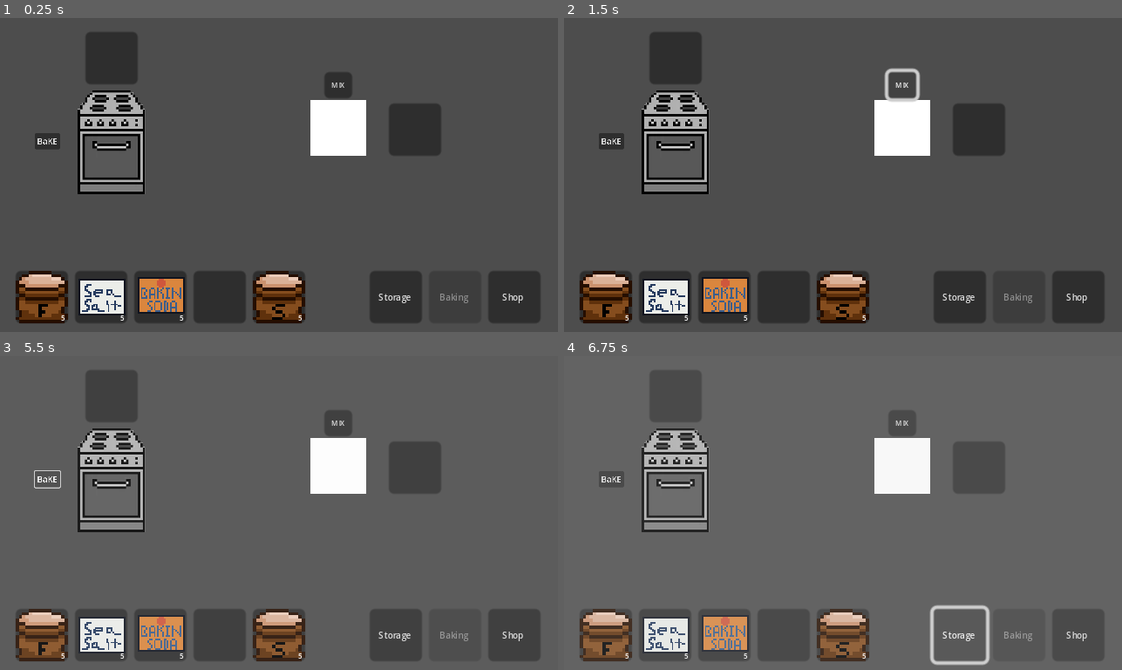
Above: before the commit, frames 1-4 (two rows, left to right).
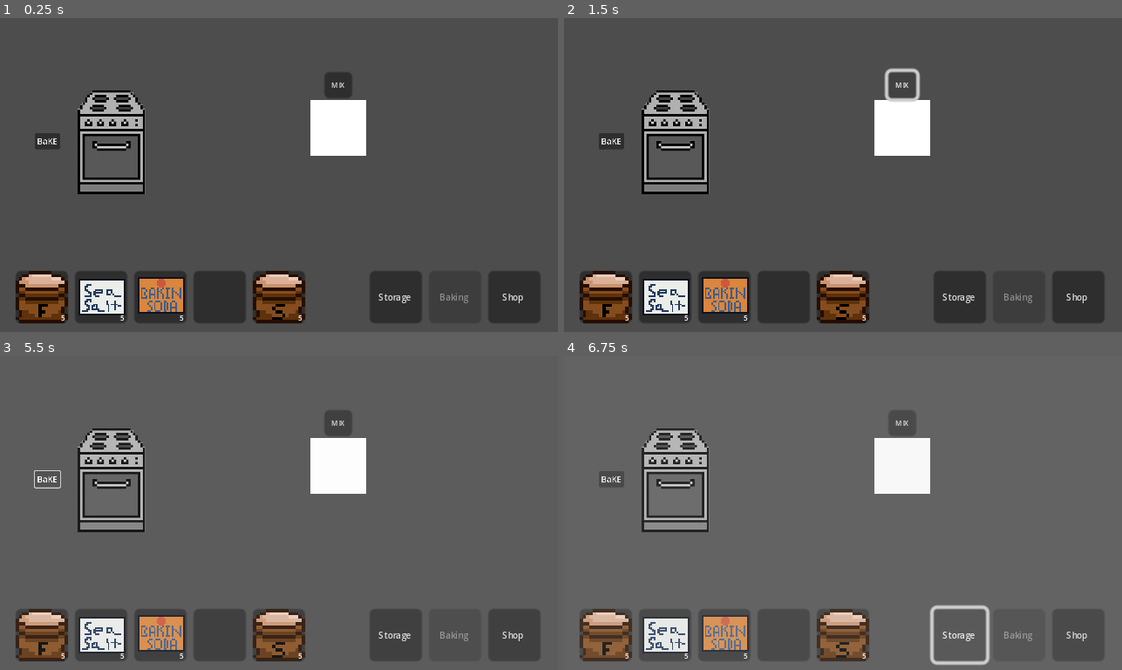
Above: after the commit, the same moments.

Repository: amusci/sweet-treat
Game: Godot game, scene res://Scenes/Areas/bakery_playground.tscn
Two runs of this game, one before a commit and one after it. Both use one fixed random seed, a clock stepped at 60 frames per second and the inputs below.
Inputs:
- Up to frame 1 (0.25 s): no input
- Up to frame 2 (1.5 s): click "BaKE" at 0.5 s; click "MIX" at 1.25 s
- Up to frame 3 (5.5 s): click "Storage" at 2 s; click "Shop" at 2.75 s; click "Baking" at 3.5 s; click "Shop" at 4.25 s; click "BaKE" at 5 s
- Up to frame 4 (6.75 s): click "MIX" at 5.75 s; click "Storage" at 6.5 s

The runs differ from the first frame. In frame 1, 2.9% of the frame differs, in the area x 15-79%, y 4-44%; in frame 2, 2.9%; in frame 3, 2.9%; in frame 4, 2.9%.

Commit message:
Output slot and Machine refactor
OutputSlot is a special inventory slot that:

Is invisible when empty
Only allows taking items out (no dropping items in)
Automatically hides when emptied

Diff:
--- a/Scenes/Machines/mixing_station.tscn
+++ b/Scenes/Machines/mixing_station.tscn
@@ -2,7 +2,7 @@
 
 [ext_resource type="Texture2D" uid="uid://cbp7qyiqpeatv" path="res://Assets/TempAssets/32x32.png" id="1_i1gg8"]
 [ext_resource type="Script" path="res://Scripts/MachineClasses/MixingStation.gd" id="2_yfpn2"]
-[ext_resource type="PackedScene" uid="uid://dfseuxorrds8m" path="res://Scenes/NonUpgradables/tablehotbar/inventory_slot.tscn" id="3_0g3ny"]
+[ext_resource type="PackedScene" uid="uid://dijx62bclshmv" path="res://Scenes/Machines/output_slot.tscn" id="3_eop8k"]
 
 [sub_resource type="RectangleShape2D" id="RectangleShape2D_m4321"]
 size = Vector2(32, 32)
@@ -13,14 +13,14 @@
 [node name="Sprite2D" type="Sprite2D" parent="."]
 texture = ExtResource("1_i1gg8")
 
-[node name="OutputSlot" parent="." instance=ExtResource("3_0g3ny")]
-offset_left = 29.0
-offset_top = -14.0
-offset_right = 59.0
-offset_bottom = 16.0
-
 [node name="CollisionShape2D" type="CollisionShape2D" parent="."]
 shape = SubResource("RectangleShape2D_m4321")
+
+[node name="OutputSlot" parent="." instance=ExtResource("3_eop8k")]
+offset_left = 33.0
+offset_top = -16.0
+offset_right = 63.0
+offset_bottom = 14.0
 
 [node name="Button" type="Button" parent="."]
 offset_left = -8.0
--- /dev/null
+++ b/Scenes/Machines/output_slot.tscn
@@ -0,0 +1,30 @@
+[gd_scene load_steps=2 format=3 uid="uid://dijx62bclshmv"]
+
+[ext_resource type="Script" path="res://Scripts/MachineClasses/OutputSlot.gd" id="1_fkgpm"]
+
+[node name="OutputSlot" type="Panel"]
+z_index = -1
+custom_minimum_size = Vector2(30, 30)
+script = ExtResource("1_fkgpm")
+
+[node name="Icon" type="TextureRect" parent="."]
+layout_mode = 0
+offset_right = 30.0
+offset_bottom = 30.0
+expand_mode = 5
+
+[node name="Amount" type="Label" parent="."]
+layout_mode = 1
+anchors_preset = 3
+anchor_left = 1.0
+anchor_top = 1.0
+anchor_right = 1.0
+anchor_bottom = 1.0
+offset_left = -29.0
+offset_top = -23.0
+offset_right = -1.0
+grow_horizontal = 0
+grow_vertical = 0
+theme_override_font_sizes/font_size = 4
+horizontal_alignment = 2
+vertical_alignment = 2
--- a/Scenes/Machines/oven.tscn
+++ b/Scenes/Machines/oven.tscn
@@ -1,8 +1,8 @@
 [gd_scene load_steps=5 format=3 uid="uid://cgltvgu28fltw"]
 
-[ext_resource type="PackedScene" uid="uid://dfseuxorrds8m" path="res://Scenes/NonUpgradables/tablehotbar/inventory_slot.tscn" id="1_0okcl"]
-[ext_resource type="Script" uid="uid://cockt13kkpoqn" path="res://Scripts/MachineClasses/Oven.gd" id="1_wbqh4"]
+[ext_resource type="Script" path="res://Scripts/MachineClasses/Oven.gd" id="1_wbqh4"]
 [ext_resource type="Texture2D" uid="uid://cjnorlh67a2tn" path="res://Assets/TempAssets/ovenTemp.png" id="1_x1j6l"]
+[ext_resource type="PackedScene" uid="uid://dijx62bclshmv" path="res://Scenes/Machines/output_slot.tscn" id="3_pokic"]
 
 [sub_resource type="RectangleShape2D" id="RectangleShape2D_5vh13"]
 size = Vector2(42, 62)
@@ -14,15 +14,15 @@
 scale = Vector2(0.3, 0.3)
 texture = ExtResource("1_x1j6l")
 
-[node name="OutputSlot" parent="." instance=ExtResource("1_0okcl")]
-offset_left = -14.0
-offset_top = -63.0
-offset_right = 16.0
-offset_bottom = -33.0
-
 [node name="CollisionShape2D" type="CollisionShape2D" parent="."]
 position = Vector2(1, -1)
 shape = SubResource("RectangleShape2D_5vh13")
+
+[node name="OutputSlot" parent="." instance=ExtResource("3_pokic")]
+offset_left = 39.0
+offset_top = -13.0
+offset_right = 69.0
+offset_bottom = 17.0
 
 [node name="Button" type="Button" parent="."]
 offset_left = -43.0
--- a/Scripts/MachineClasses/Machine.gd
+++ b/Scripts/MachineClasses/Machine.gd
@@ -6,7 +6,7 @@
 var available_recipes: Array[Recipe] = []
 
 # Reference to the output slot node
-@export var output_slot: InventorySlot = null
+@export var output_slot: OutputSlot = null
 
 # Machine-specific properties
 var machine_type: String = "" # "mixing", "bakingsheet", "oven"
@@ -26,9 +26,9 @@
 
 	# Try to find output slot if not assigned
 	if output_slot == null:
-		output_slot = find_child("OutputSlot") as InventorySlot
+		output_slot = find_child("OutputSlot") as OutputSlot
 		if output_slot == null:
-			print("Warning: No InventorySlot found for ", machine_type, " machine output")
+			print("Warning: No OutputSlot found for ", machine_type, " machine output")
 
 	_load_recipes()
 	_load_machine_state() # Load persisted state
@@ -90,6 +90,11 @@
 
 	# Restore ingredients
 	current_ingredients = _deserialize_ingredients(machine_data.get("current_ingredients", {}))
+
+	# Restore output item if it exists
+	var output_data = machine_data.get("output_item", {})
+	if not output_data.is_empty() and output_slot != null:
+		_deserialize_output_item(output_data)
 
 func _serialize_ingredients() -> Dictionary:
 	# Convert current_ingredients to a saveable format
@@ -115,7 +120,7 @@
 
 func _serialize_output_item() -> Dictionary:
 	# Save output slot contents
-	if output_slot == null or output_slot.item == null:
+	if output_slot == null or not output_slot.has_output():
 		return {}
 
 	var output_data = {
@@ -127,6 +132,21 @@
 		output_data["item_path"] = output_slot.item.resource_path
 
 	return output_data
+
+func _deserialize_output_item(output_data: Dictionary):
+	# Restore output slot contents
+	if output_data.is_empty() or output_slot == null:
+		return
+
+	var item_path = output_data.get("item_path", "")
+	var amount = output_data.get("amount", 0)
+
+	if item_path != "" and amount > 0:
+		var item = load(item_path)
+		if item != null:
+			output_slot.set_output_item(item, amount)
+		else:
+			print("Warning: Could not load output item from path: ", item_path)
 
 func _on_input_event(viewport, event, shape_idx):
 	# Mouse input handling
@@ -235,7 +255,7 @@
 	print("Crafting: ", recipe.title, " in ", machine_type, " station")
 
 	# Make sure output slot is empty or else won't craft
-	if output_slot != null and output_slot.item != null:
+	if output_slot != null and output_slot.has_output():
 		print("Output slot is full! Clear it before crafting.")
 		return null
 
@@ -274,10 +294,9 @@
 	# Create the crafted recipe and put it in the output slot
 	var crafted_item = _create_item_from_recipe(recipe)
 	if crafted_item:
-		# Set item and amount
-		output_slot.item = crafted_item
-		output_slot.amount = _get_recipe_output_amount(recipe) # idk maybe we will use this
-		print("Crafted ", output_slot.amount, "x ", crafted_item.title, " - ready for collection!")
+		var output_amount = _get_recipe_output_amount(recipe)
+		output_slot.set_output_item(crafted_item, output_amount)
+		print("Crafted ", output_amount, "x ", crafted_item.title, " - ready for collection!")
 
 func _create_item_from_recipe(recipe: Recipe):
 	# Convert recipe to an actual item
@@ -297,7 +316,7 @@
 
 func _can_attempt_crafting() -> bool:
 	# Helper function to see if the machine can actually output
-	return output_slot == null or output_slot.item == null
+	return output_slot == null or not output_slot.has_output()
 
 func _attempt_crafting():
 	# Crafting handling (checks to make sure the output is empty, we can craft, and the recipe exists)
--- /dev/null
+++ b/Scripts/MachineClasses/OutputSlot.gd
@@ -0,0 +1,82 @@
+class_name OutputSlot
+extends InventorySlot
+
+# Monitor for changes to item and amount from parent class
+var _last_item = null
+var _last_amount = 0
+
+func _ready():
+	super._ready()
+
+	# Start hidden
+	_update_visibility()
+
+	# Remove from inventory_slots and add to output_slots
+	remove_from_group("inventory_slots")
+	add_to_group("output_slots")
+	print("Added output slot to group: ", get_path())
+
+func _process(_delta):
+	super._process(_delta)
+
+	# Check if item or amount changed and update visibility
+	if item != _last_item or amount != _last_amount:
+		_last_item = item
+		_last_amount = amount
+		_update_visibility()
+
+func _update_visibility():
+	# Show/hide the slot based on output item
+	var should_be_visible = item != null and amount > 0
+	visible = should_be_visible
+
+	if should_be_visible:
+		print("Output slot now visible with: ", amount, "x ", item.title if item else "unknown")
+	else:
+		print("Output slot hidden (empty)")
+
+func _handle_click(right_click: bool):
+	# Override click handling to prevent dropping items INTO the output slot
+	if InventorySlot.currently_dragging_slot != null:
+		# Don't allow dropping items into output slots
+		print("Cannot drop items into output slot - output only!")
+		return
+	else:
+		# Allow taking items OUT of the output slot
+		_start_click_drag(right_click)
+
+func _try_drop_here(_right_click: bool):
+	# Override drop handling to prevent any drops
+	print("Output slots are output-only!")
+	return
+
+# Override the drag start to ensure we can take items out
+func _start_click_drag(right_click: bool):
+	if item == null:
+		return
+
+	# Use parent logic for starting drag
+	super._start_click_drag(right_click)
+
+func set_output_item(output_item: Resource, output_amount: int = 1):
+	# Add method to set item programmatically (for machines to use)
+	# Use the inherited properties directly
+	item = output_item
+	amount = output_amount
+	_update_visibility()
+
+func clear_output():
+	# Add method to clear the output slot
+	item = null
+	amount = 0
+	_update_visibility()
+
+func has_output() -> bool:
+	# Helper Function to check if the output slot has an item
+	return item != null and amount > 0
+
+func get_output_description() -> String:
+	# Helper function to get a description of what's in the output slot
+	if not has_output():
+		return "Empty"
+	return str(amount) + "x " + item.title
